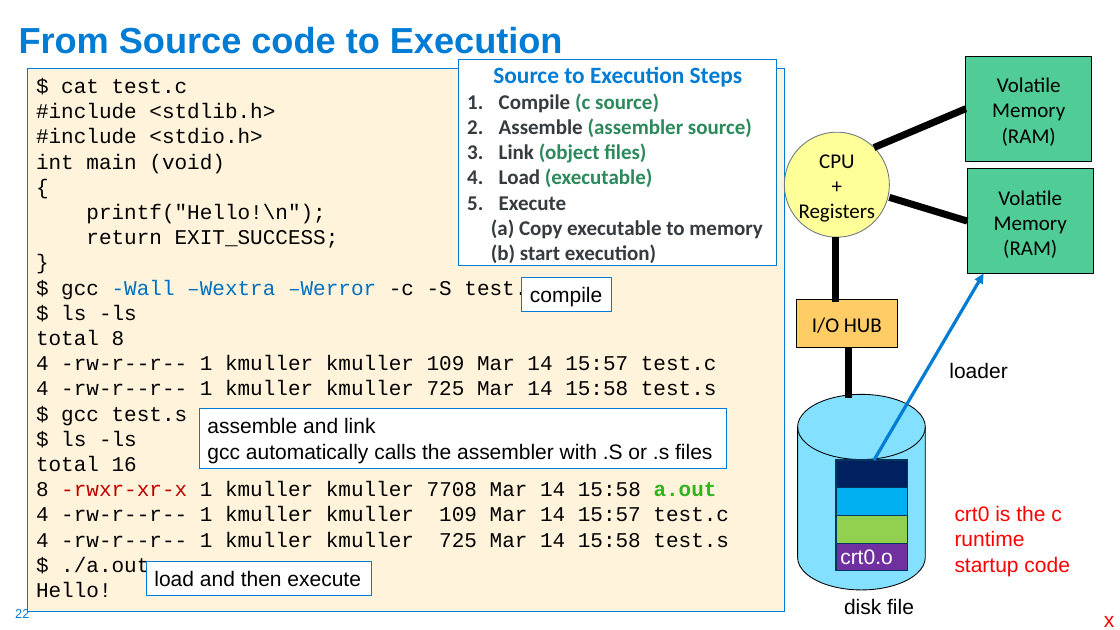
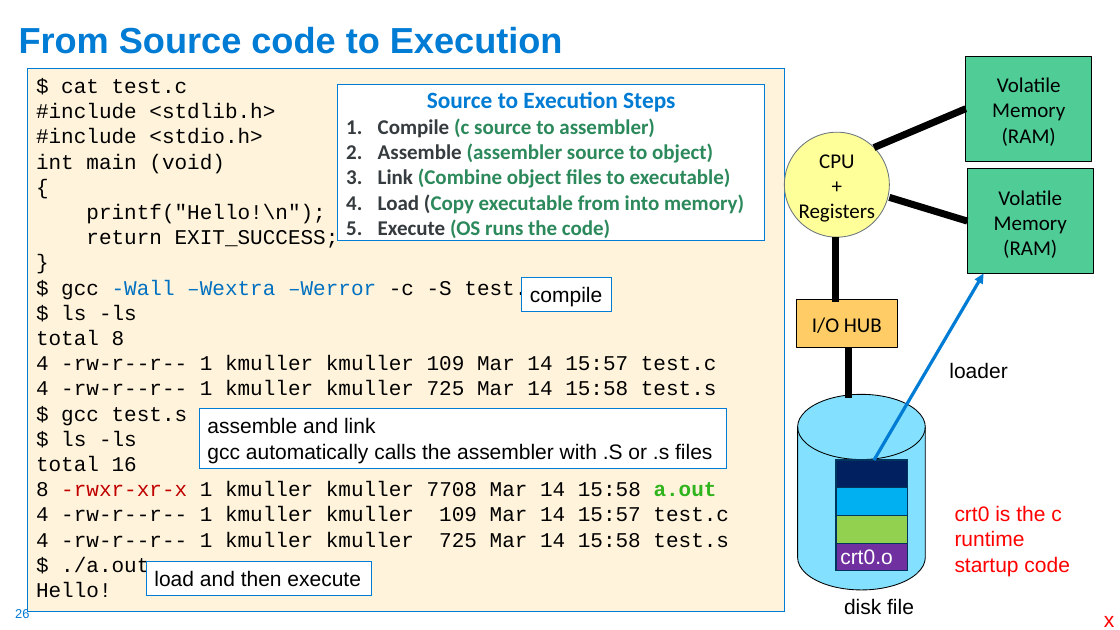
Before and after one commit to cse30-sp24/Muller-Slides, a slide deck: slide 26 of 01-C-Part1.pptx (slide 22 before the commit). Drawn at 1120x630 pixels with LibreOffice and Linux fonts; fonts in the diff are those of the drawing. Boxes give left, top, right and bottom in pixels: in the first picture for what was removed or moved away, otherwise in the second. Text is boxed around its words. In the diff, an @@ line names an element or a change of style, - is before the commit and + after.

```diff
--- a/01-C-Part1.pptx
+++ b/01-C-Part1.pptx
@@ rectangle "Source to Execution Steps": place and size @@
-rectangle "Source to Execution Steps" at <box>459,60,776,266</box>
+rectangle "Source to Execution Steps" at <box>338,85,765,240</box>
@@ text in rectangle at <box>378,118,744,241</box>: text changed; text colour #363B3E to #2C895B @@
-1. Compile (c source)
-2. Assemble (assembler source)
-3. Link (object files)
-4. Load (executable)
-5. Execute
-(a) Copy executable to memory
-(b) start execution)
+1. Compile (c source to assembler)
+2. Assemble (assembler source to object)
+3. Link (Combine object files to executable)
+4. Load (Copy executable from into memory)
+5. Execute (OS runs the code)
@@ page number at <box>15,608,29,618</box>: text changed @@
-22
+26
```
Also in this commit, not shown: 7 other slides changed, 4 slides added, 1 other file.
